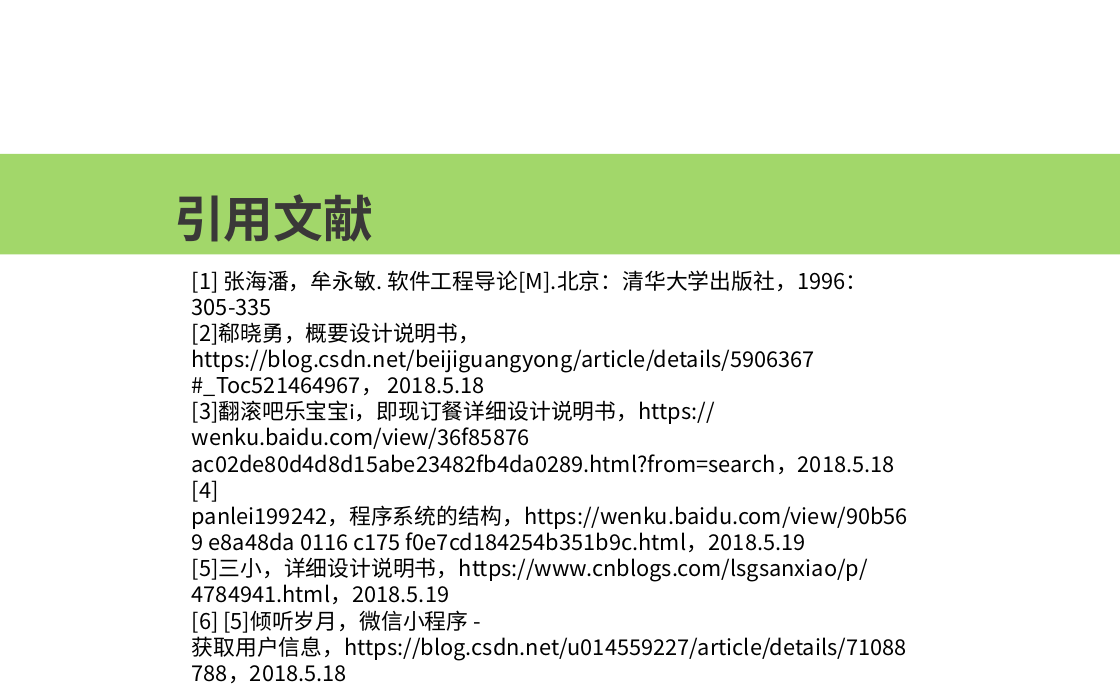
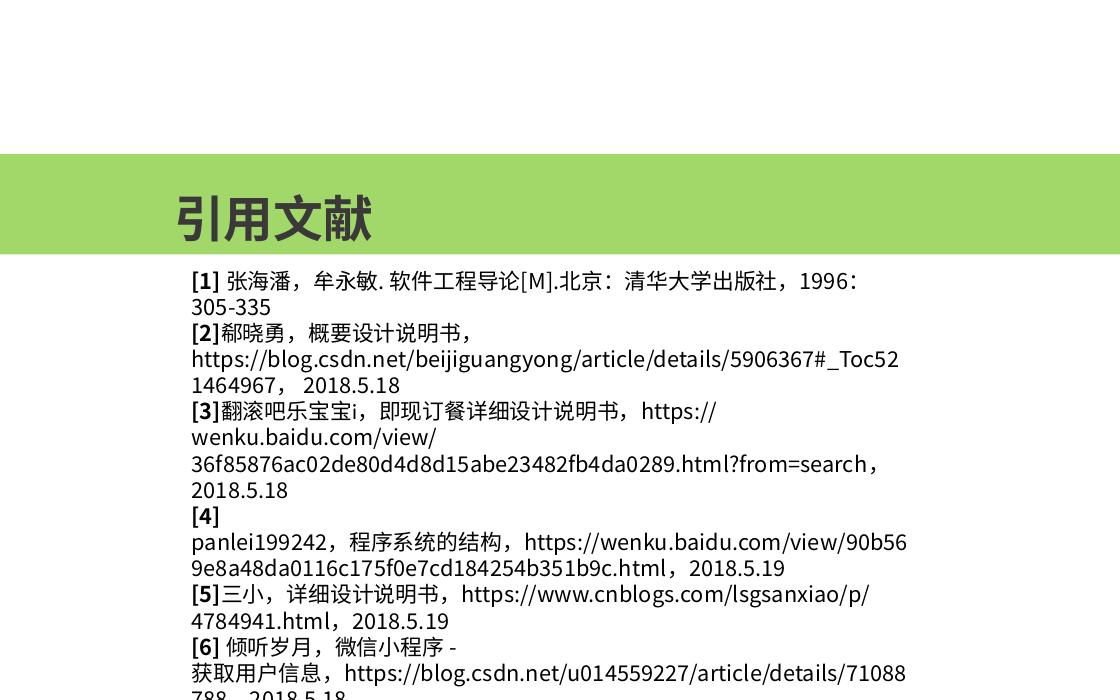
Before and after one commit to popopoi/Software-G07, a slide deck: slide 4 of SE2018春-G07/详细设计/SE2018春-G07-总体与详细设计.pptx. Drawn at 1120x700 pixels with LibreOffice and Linux fonts; fonts in the diff are those of the drawing; background and template pictures are left out. Boxes give left, top, right and bottom in pixels: in the first picture for what was removed or moved away, otherwise in the second. Text is boxed around its words. In the diff, an @@ line names an element or a change of style, - is before the commit and + after.

Commit message:
修改文件结构，添加界面原型

```diff
--- a/SE2018春-G07/详细设计/SE2018春-G07-总体与详细设计.pptx
+++ b/SE2018春-G07/详细设计/SE2018春-G07-总体与详细设计.pptx
@@ text at [192, 270, 871, 631]: bold on in "[1]", "[5]三小，详细设计说明书，https://www.cnblogs.com/lsgsanxiao/p/4784941.h ..." @@
@@ text at [192, 322, 908, 578]: spaces changed @@
-[2]郗晓勇，概要设计说明书， https://blog.csdn.net/beijiguangyong/article/details/5906367 #_Toc521464967， 2018.5.18
-[3]翻滚吧乐宝宝i，即现订餐详细设计说明书，https://wenku.baidu.com/view/36f85876 ac02de80d4d8d15abe23482fb4da0289.html?from=search，2018.5.18
-[4] panlei199242，程序系统的结构，https://wenku.baidu.com/view/90b569 e8a48da 0116 c175 f0e7cd184254b351b9c.html，2018.5.19
+[2]郗晓勇，概要设计说明书， https://blog.csdn.net/beijiguangyong/article/details/5906367#_Toc521464967， 2018.5.18
+[3]翻滚吧乐宝宝i，即现订餐详细设计说明书，https://wenku.baidu.com/view/36f85876ac02de80d4d8d15abe23482fb4da0289.html?from=search，2018.5.18
+[4] panlei199242，程序系统的结构，https://wenku.baidu.com/view/90b569e8a48da0116c175f0e7cd184254b351b9c.html，2018.5.19
@@ text at [192, 636, 907, 687]: text changed @@
-[6] [5]倾听岁月，微信小程序 - 获取用户信息，https://blog.csdn.net/u014559227/article/details/71088788，2018.5.18
+[6] 倾听岁月，微信小程序 - 获取用户信息，https://blog.csdn.net/u014559227/article/details/71088788，2018.5.18
```
Also in this commit, not shown: 2 other slides changed, 2 slides added, 1 slide removed, 5 other files.
